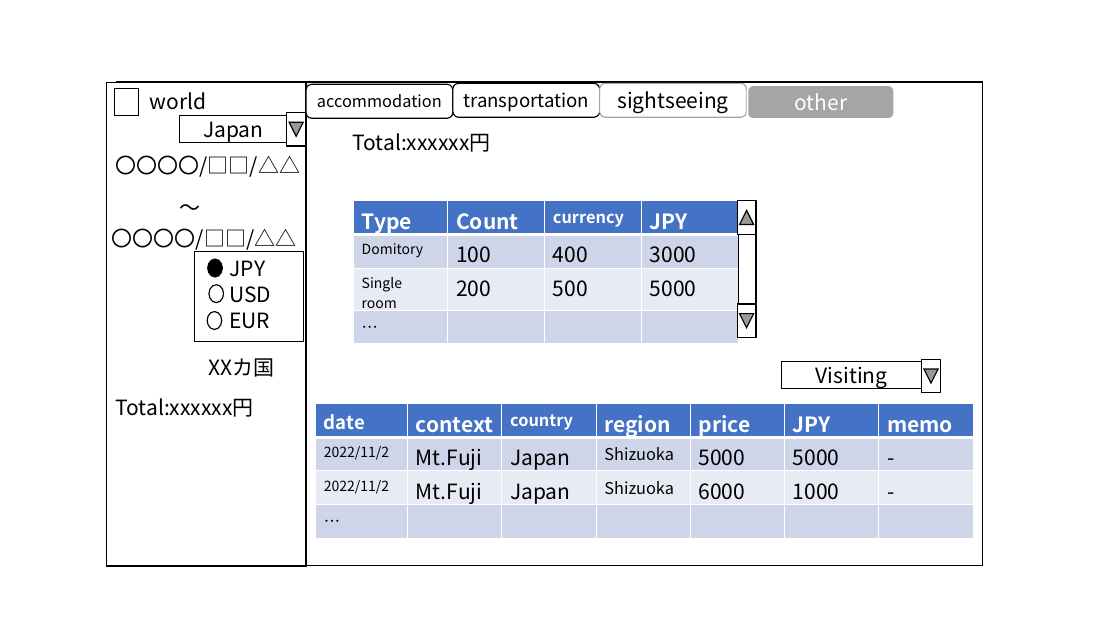
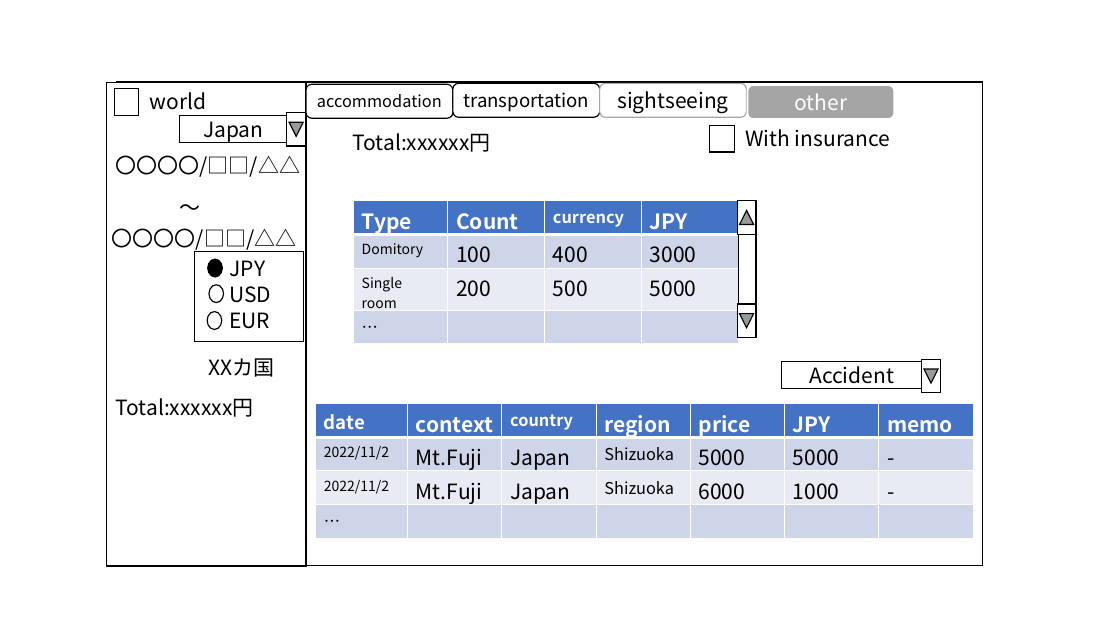
Before and after one commit to yomai-hiyashidewa/WorldTravelingLogger, a slide deck: slide 6 of models/UI.pptx. Drawn at 1120x630 pixels with LibreOffice and Linux fonts; fonts in the diff are those of the drawing. Boxes give left, top, right and bottom in pixels: in the first picture for what was removed or moved away, otherwise in the second. Text is boxed around its words. In the diff, an @@ line names an element or a change of style, - is before the commit and + after.

```diff
--- a/models/UI.pptx
+++ b/models/UI.pptx
@@ rectangle added at [710,125,734,152], fill #FFFFFF, outline #000000 1 pt @@
@@ text added at [745,129,890,147], 18 pt, text #000000 @@
+With insurance
@@ text in rectangle at [809,366,894,384]: text changed @@
-Visiting
+Accident
```
Also in this commit, not shown: 8 other files.
